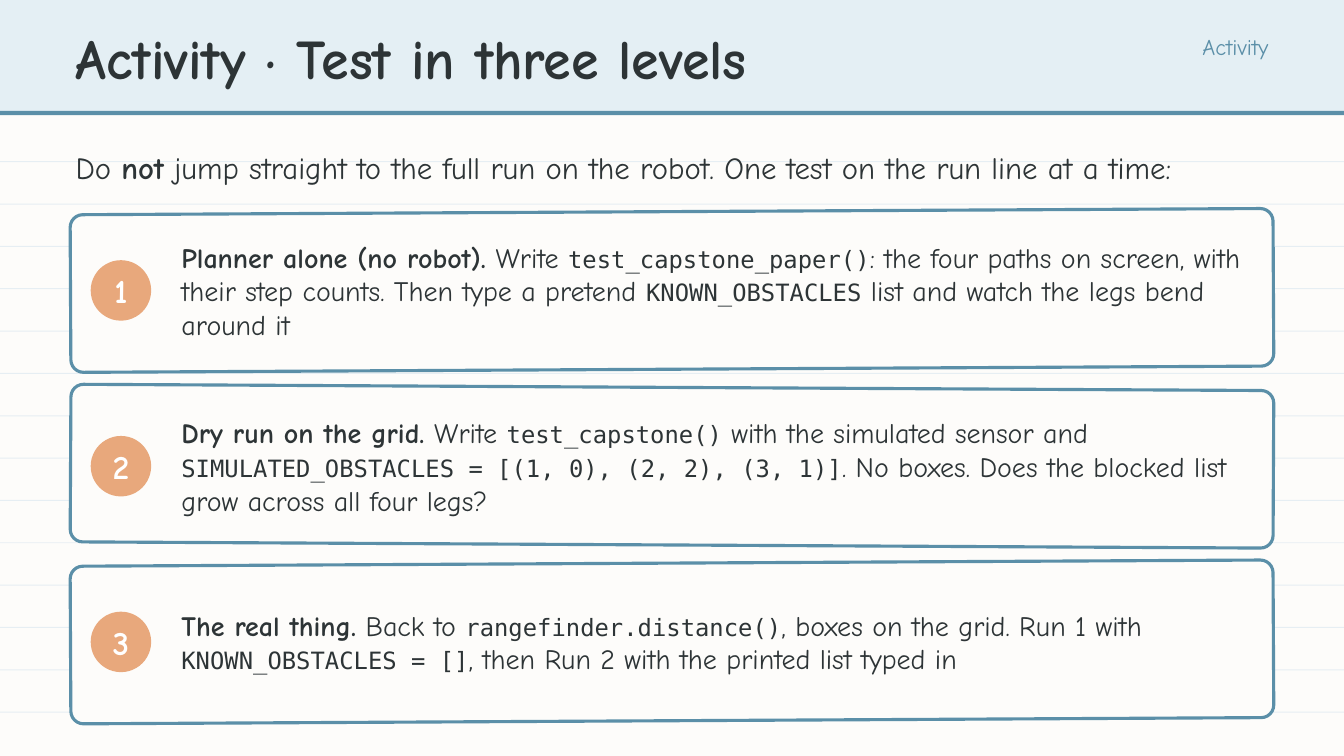
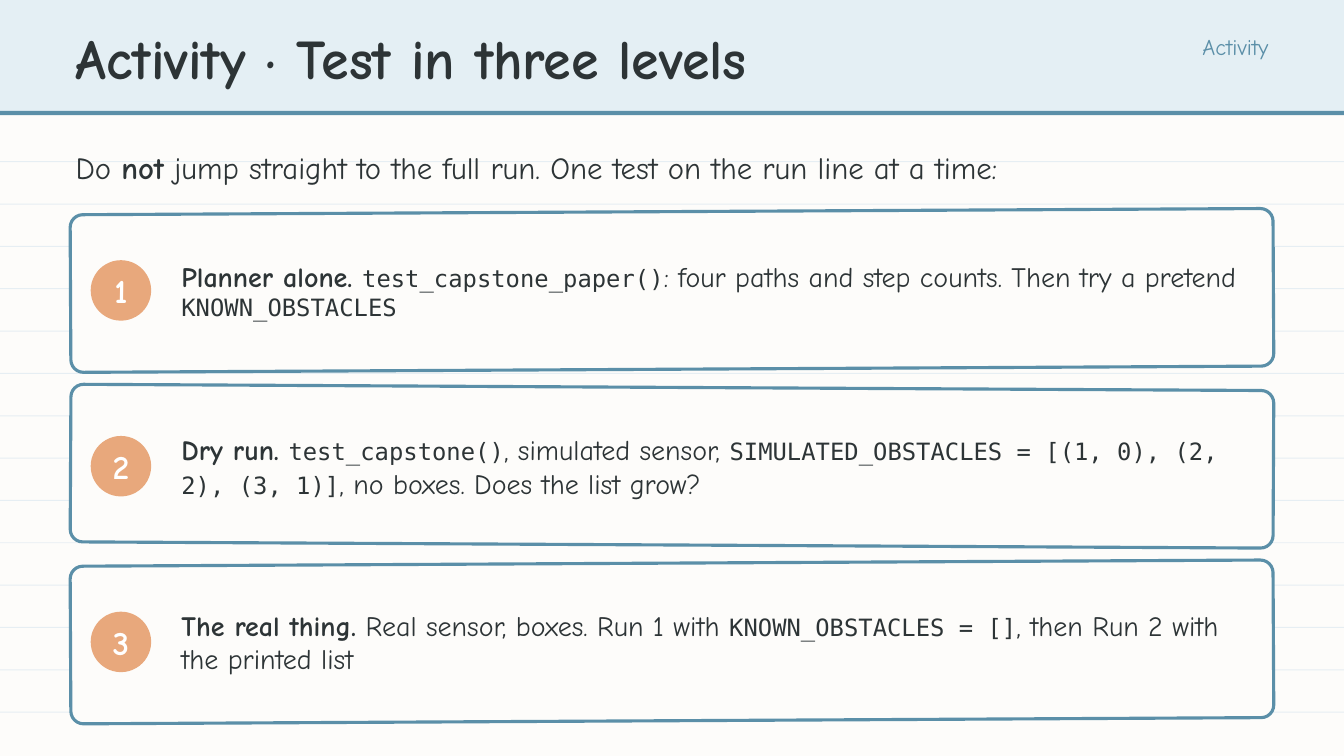
Before and after one commit to bradamiller/LearningPython, a slide deck: slide 19 of static/slides/module-05-pathfinding/module-5-lesson-09-capstone-project.pptx. Drawn at 1344x756 pixels with LibreOffice and Linux fonts; fonts in the diff are those of the drawing. Boxes give left, top, right and bottom in pixels: in the first picture for what was removed or moved away, otherwise in the second. Text is boxed around its words. In the diff, an @@ line names an element or a change of style, - is before the commit and + after.

```diff
--- a/static/slides/module-05-pathfinding/module-5-lesson-09-capstone-project.pptx
+++ b/static/slides/module-05-pathfinding/module-5-lesson-09-capstone-project.pptx
@@ text at [76,158,997,185]: text changed @@
-Do not jump straight to the full run on the robot. One test on the run line at a time:
+Do not jump straight to the full run. One test on the run line at a time:
@@ text at [181,268,1236,322]: text changed @@
-Planner alone (no robot). Write test_capstone_paper(): the four paths on screen, with their step counts. Then type a pretend KNOWN_OBSTACLES list and watch the legs bend around it
+Planner alone. test_capstone_paper(): four paths and step counts. Then try a pretend KNOWN_OBSTACLES
@@ text at [181,441,1218,500]: text changed; size 20 to 17 pt; font Comic Neue to DejaVu Sans Mono @@
-Dry run on the grid. Write test_capstone() with the simulated sensor and SIMULATED_OBSTACLES = [(1, 0), (2, 2), (3, 1)]. No boxes. Does the blocked list grow across all four legs?
+Dry run. test_capstone(), simulated sensor, SIMULATED_OBSTACLES = [(1, 0), (2, 2), (3, 1)], no boxes. Does the list grow?
@@ text at [181,617,1218,675]: text changed @@
-The real thing. Back to rangefinder.distance(), boxes on the grid. Run 1 with KNOWN_OBSTACLES = [], then Run 2 with the printed list typed in
+The real thing. Real sensor, boxes. Run 1 with KNOWN_OBSTACLES = [], then Run 2 with the printed list
```
Also in this commit, not shown: 16 other slides changed, 9 other files.
